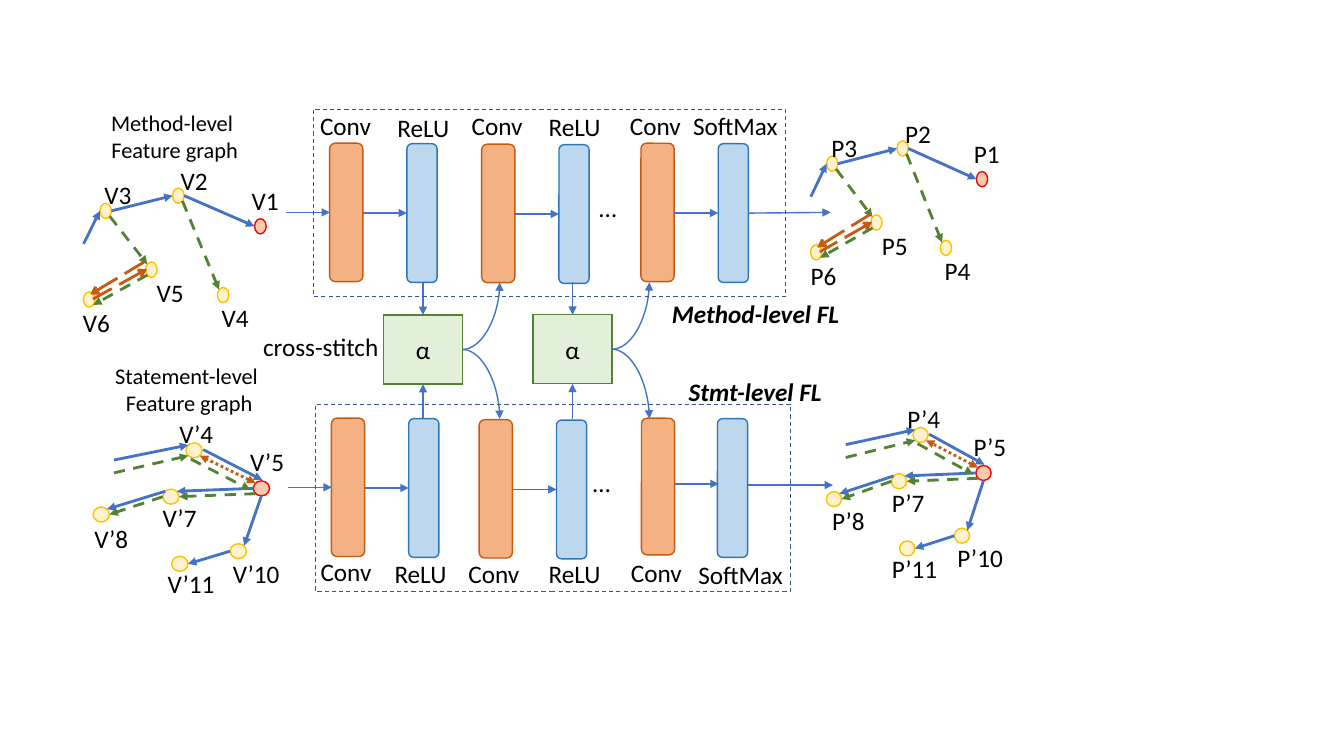
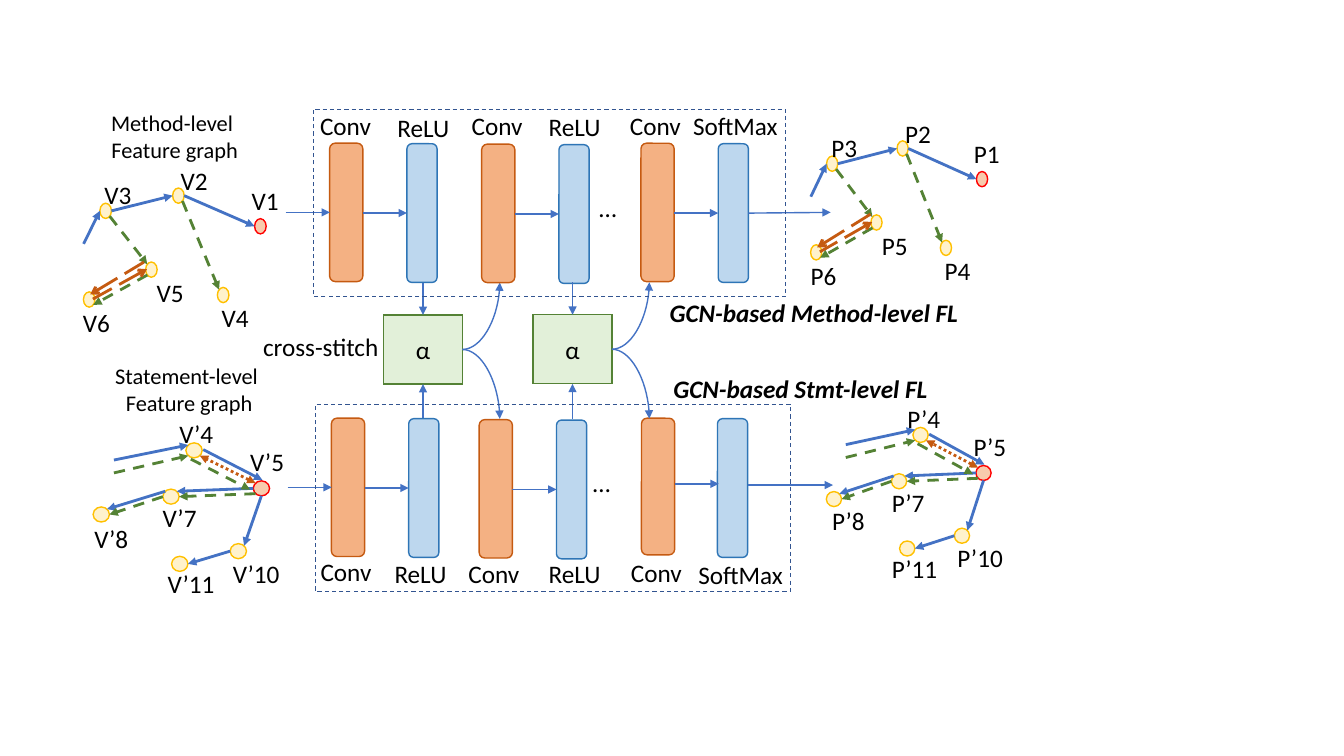
Before and after one commit to tien-n-nguyen/fixlocator, a slide deck: slide 13 of Figures.pptx. Drawn at 1344x756 pixels with LibreOffice and Linux fonts; fonts in the diff are those of the drawing. Boxes give left, top, right and bottom in pixels: in the first picture for what was removed or moved away, otherwise in the second. Text is boxed around its words. In the diff, an @@ line names an element or a change of style, - is before the commit and + after.

```diff
--- a/Figures.pptx
+++ b/Figures.pptx
@@ text at <box>670,304,958,323</box>: text changed @@
-Method-level FL
+GCN-based Method-level FL
@@ text at <box>673,380,927,405</box>: text changed @@
-Stmt-level FL
+GCN-based Stmt-level FL
```
Also in this commit, not shown: 1 other slide changed, 3 other files.
